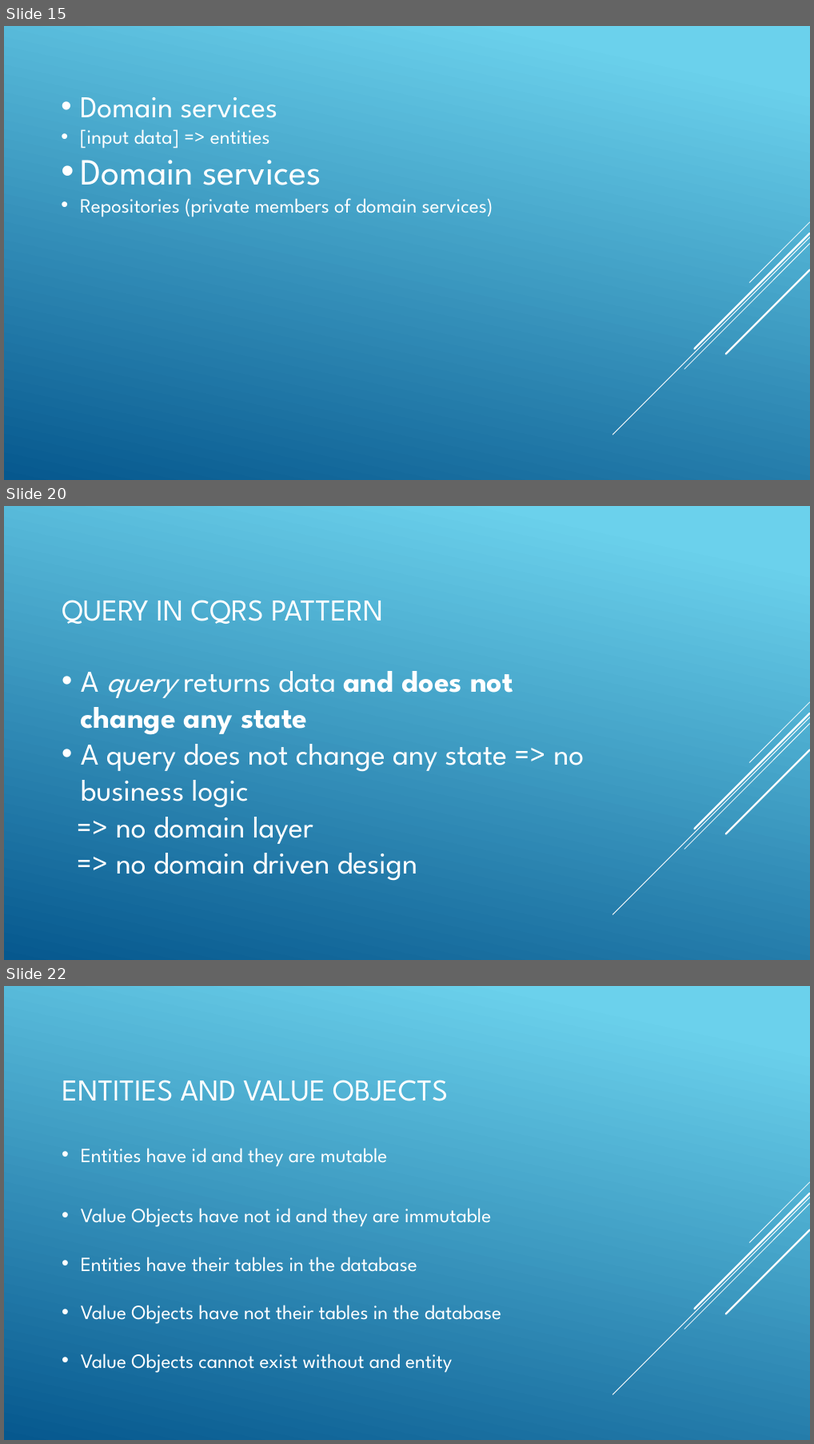
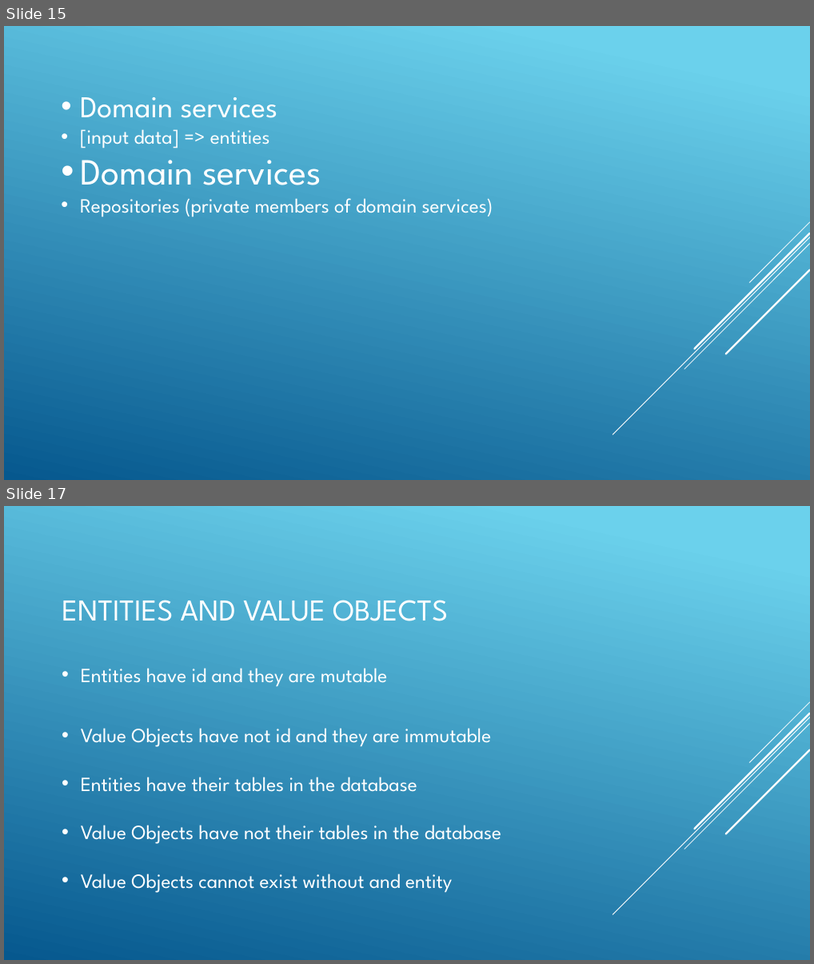
Before and after one commit to ajduk87/ApplicationLayerAndDDDDemo, a slide deck: AplikativniNivoIDomenDrivenDizajn.pptx. Shown one above the other, each under a label of ours: slides 15, 20 and 22 before the commit, slides 15 and 17 after it; the slides between them are not shown. The pictures are 814x1444 and 814x964 pixels, drawn with LibreOffice and Linux fonts; fonts in the diff are those of the drawing. Boxes give left, top, right and bottom in pixels: in the first picture for what was removed or moved away, otherwise in the second. Text is boxed around its words. In the diff, an @@ line names an element or a change of style, - is before the commit and + after.

```diff
--- a/AplikativniNivoIDomenDrivenDizajn.pptx
+++ b/AplikativniNivoIDomenDrivenDizajn.pptx
@@ slide 20 removed at [4,506,810,960], background gradient #6ED2EB to #06588E; not listed: 5 template elements that a slide beside it also shows @@
@@ title removed at [62,600,383,624] @@
-QUERY IN CQRS PATTERN
@@ text removed at [81,671,584,880] @@
-• A query returns data and does not change any state
-• A query does not change any state => no business logic
-=> no domain layer
-=> no domain driven design
@@ what was slide 22 is now slide 17 @@
```
Also in this commit, not shown: 1 slide added, 5 other slides removed, 1 other file.
